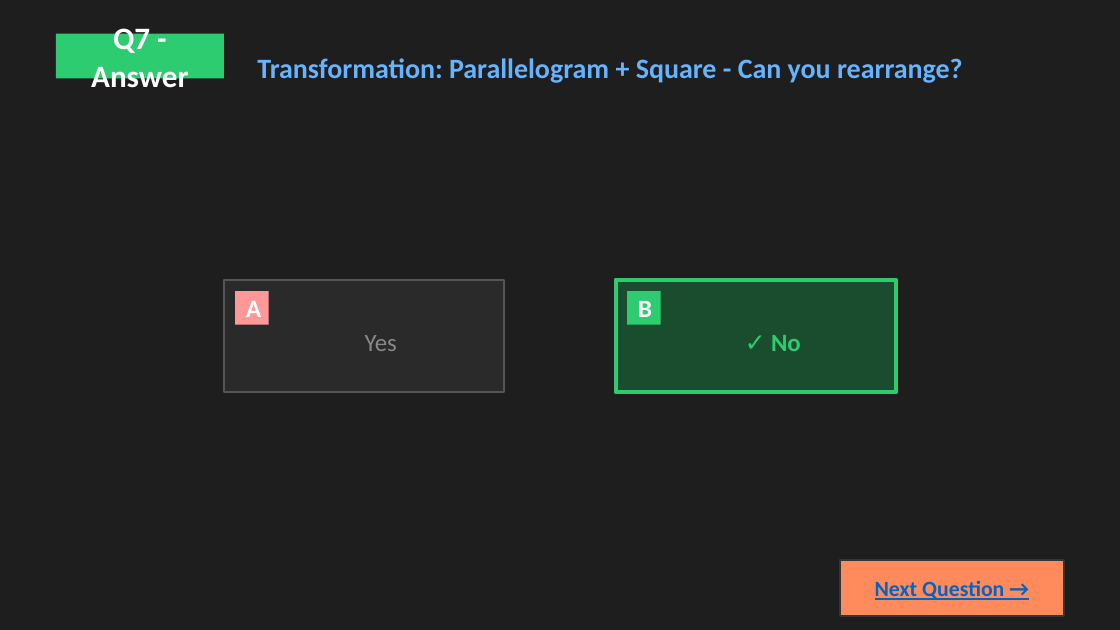
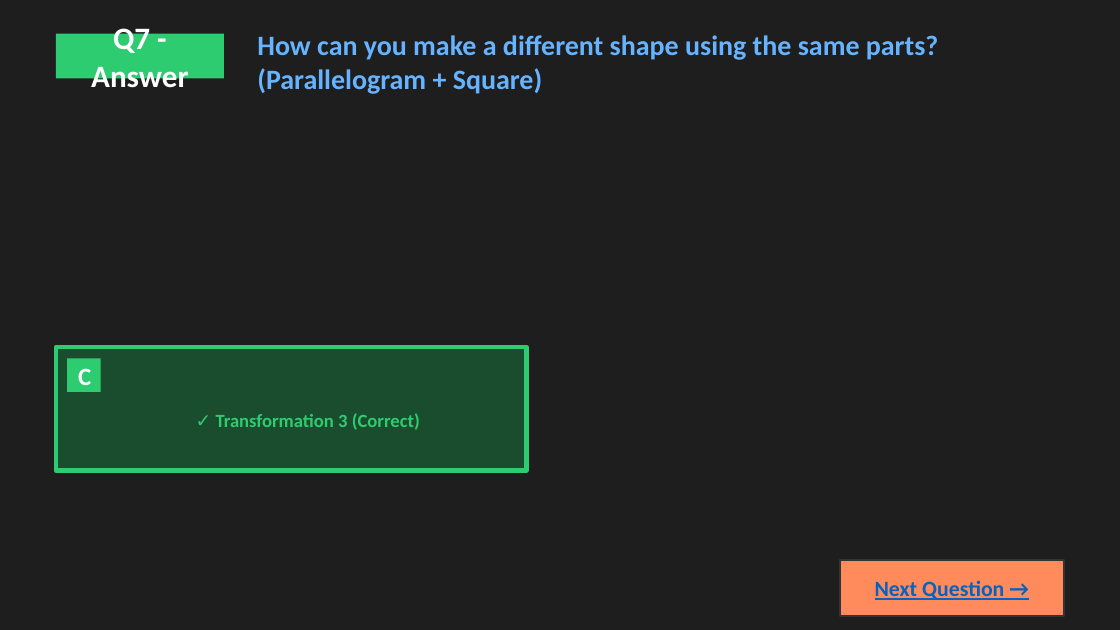
Before and after one commit to Regalx1/Math1-Quiz-Powerpoint, a slide deck: slide 14 of math-shapes-quiz-complete.pptx. Drawn at 1120x630 pixels with LibreOffice and Linux fonts; fonts in the diff are those of the drawing. Boxes give left, top, right and bottom in pixels: in the first picture for what was removed or moved away, otherwise in the second. Text is boxed around its words. In the diff, an @@ line names an element or a change of style, - is before the commit and + after.

```diff
--- a/math-shapes-quiz-complete.pptx
+++ b/math-shapes-quiz-complete.pptx
@@ text at <box>257,35,939,94</box>: text changed @@
-Transformation: Parallelogram + Square - Can you rearrange?
+How can you make a different shape using the same parts? (Parallelogram + Square)
@@ rectangle removed at <box>224,280,504,392</box> @@
@@ rectangle removed at <box>235,291,269,325</box> @@
-A
@@ rectangle removed at <box>616,280,896,392</box> @@
@@ rectangle removed at <box>627,291,661,325</box> @@
-B
@@ rectangle added at <box>56,347,526,470</box>, fill #1A4D2E, outline #2ECC71 3 pt @@
@@ rectangle added at <box>67,358,101,392</box>, fill #2ECC71, 16 pt, text #FFFFFF, bold @@
+C
@@ text removed at <box>365,335,397,351</box> @@
-Yes
@@ text removed at <box>771,335,801,351</box> @@
-✓ No
@@ text added at <box>216,413,420,430</box>, 12 pt, text #2ECC71, bold @@
+✓ Transformation 3 (Correct)
```
Also in this commit, not shown: 14 other slides changed, 2 slides added, 2 slides removed, 1 other file.
